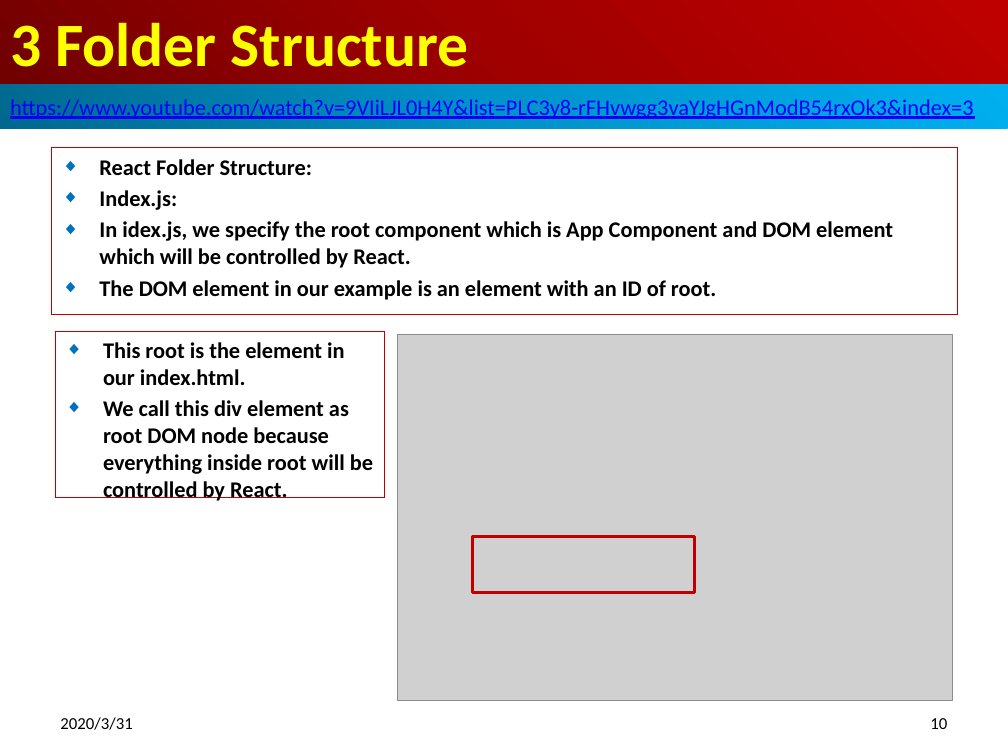
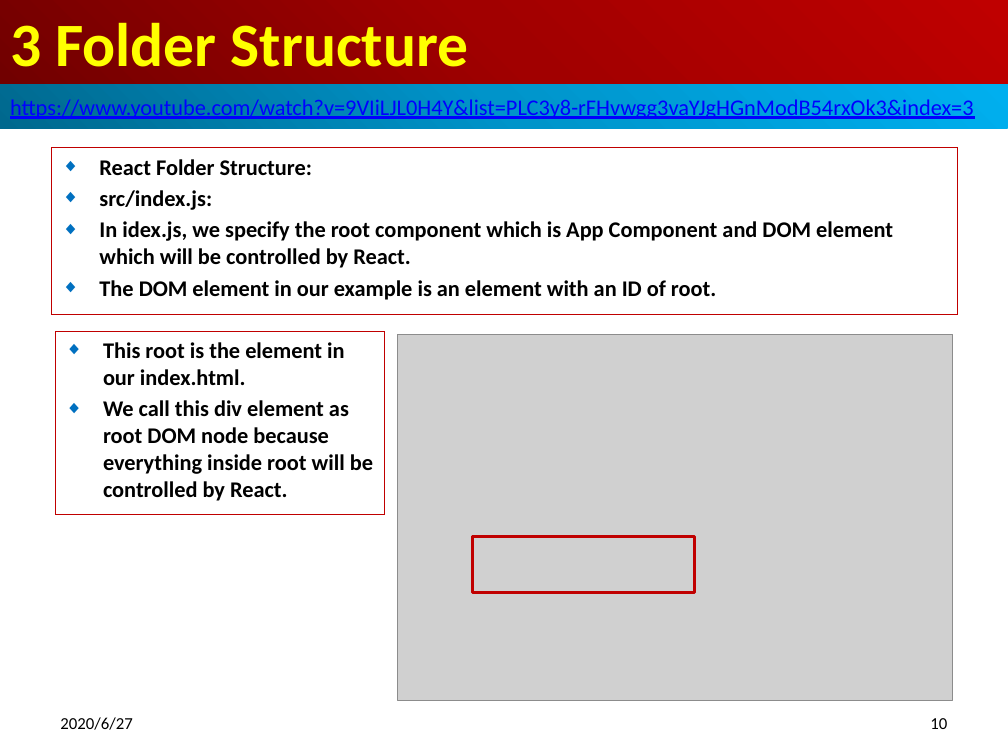
Before and after one commit to peterhchen/800-React-Hook, a slide deck: slide 10 of 03_FolderStruct.pptx. Drawn at 1008x756 pixels with LibreOffice and Linux fonts; fonts in the diff are those of the drawing; grey boxes stand for pictures. Boxes give left, top, right and bottom in pixels: in the first picture for what was removed or moved away, otherwise in the second. Text is boxed around its words. In the diff, an @@ line names an element or a change of style, - is before the commit and + after.

```diff
--- a/03_FolderStruct.pptx
+++ b/03_FolderStruct.pptx
@@ subtitle at (99, 190, 212, 210): text changed @@
-◆ Index.js:
+◆ src/index.js:
@@ rectangle "This root is the element ...": place and size @@
-rectangle "This root is the element ..." at (55, 331, 385, 497)
+rectangle "This root is the element ..." at (55, 331, 385, 514)
@@ text at (60, 717, 132, 730): text changed @@
-2020/3/31
+2020/6/27
```
Also in this commit, not shown: 17 other slides changed, 2 slides added.
